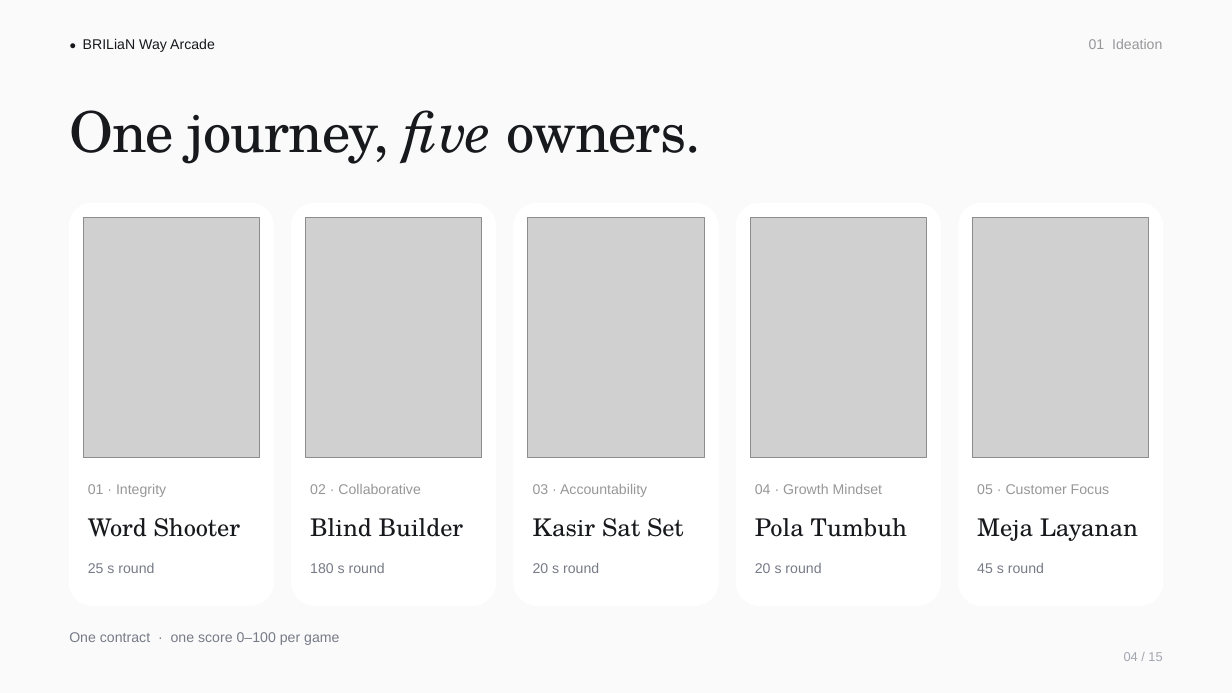
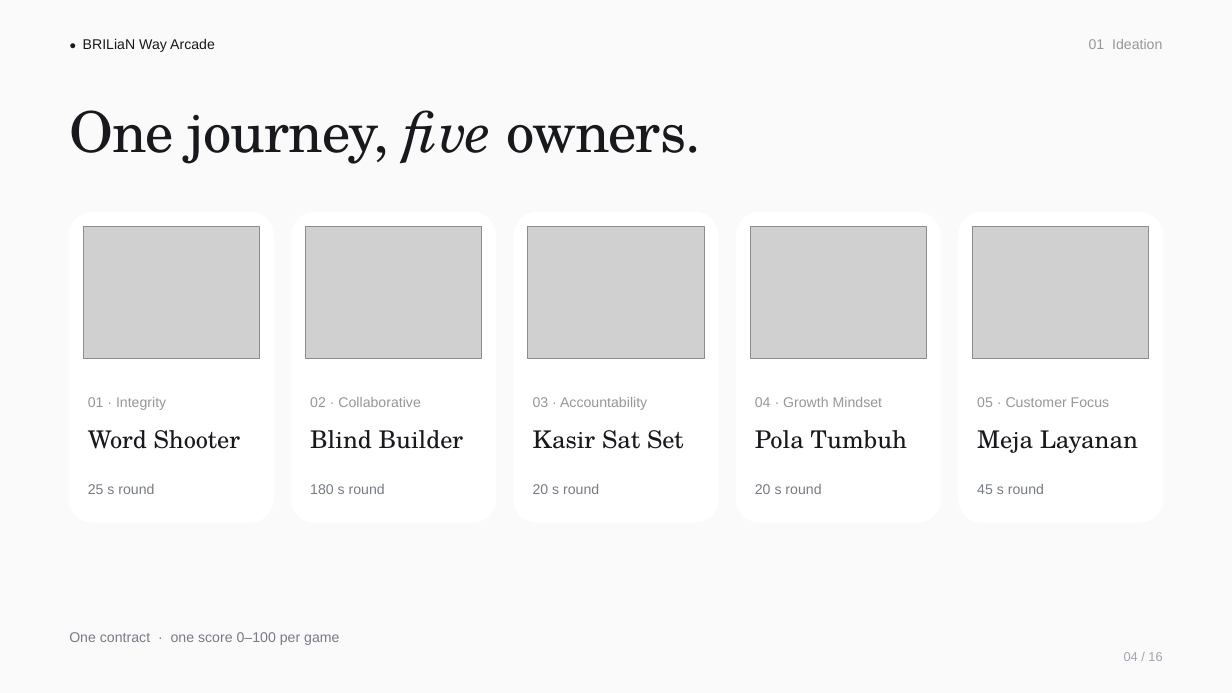
Before and after one commit to sudnanidref/bw-games, a slide deck: slide 4 of docs/pitch/brilian-way-sdd-v2.pptx. Drawn at 1232x693 pixels with LibreOffice and Linux fonts; fonts in the diff are those of the drawing; grey boxes stand for pictures. Boxes give left, top, right and bottom in pixels: in the first picture for what was removed or moved away, otherwise in the second. Text is boxed around its words. In the diff, an @@ line names an element or a change of style, - is before the commit and + after.

```diff
--- a/docs/pitch/brilian-way-sdd-v2.pptx
+++ b/docs/pitch/brilian-way-sdd-v2.pptx
@@ rounded rectangle: place and size @@
-rounded rectangle at [69,203,274,605]
+rounded rectangle at [69,213,274,522]
@@ picture: place and size @@
-picture at [83,217,260,457]
+picture at [83,226,260,359]
@@ rounded rectangle: place and size @@
-rounded rectangle at [292,203,496,605]
+rounded rectangle at [292,213,496,522]
@@ picture: place and size @@
-picture at [306,217,482,457]
+picture at [306,226,482,359]
@@ rounded rectangle: place and size @@
-rounded rectangle at [514,203,718,605]
+rounded rectangle at [514,213,718,522]
@@ picture: place and size @@
-picture at [528,217,704,457]
+picture at [528,226,704,359]
@@ rounded rectangle: place and size @@
-rounded rectangle at [737,203,941,605]
+rounded rectangle at [737,213,941,522]
@@ picture: place and size @@
-picture at [750,217,927,457]
+picture at [750,226,927,359]
@@ rounded rectangle: place and size @@
-rounded rectangle at [959,203,1164,605]
+rounded rectangle at [959,213,1164,522]
@@ picture: place and size @@
-picture at [973,217,1150,457]
+picture at [973,226,1150,359]
@@ 10 texts: place and size @@
-10 texts at [88,484,1138,541]
+10 texts at [88,397,1138,453]
@@ 5 texts: place and size @@
-5 texts at [88,563,1044,573]
+5 texts at [88,484,1044,494]
```
Also in this commit, not shown: 14 other slides changed, 1 slide added, 4 other files.
